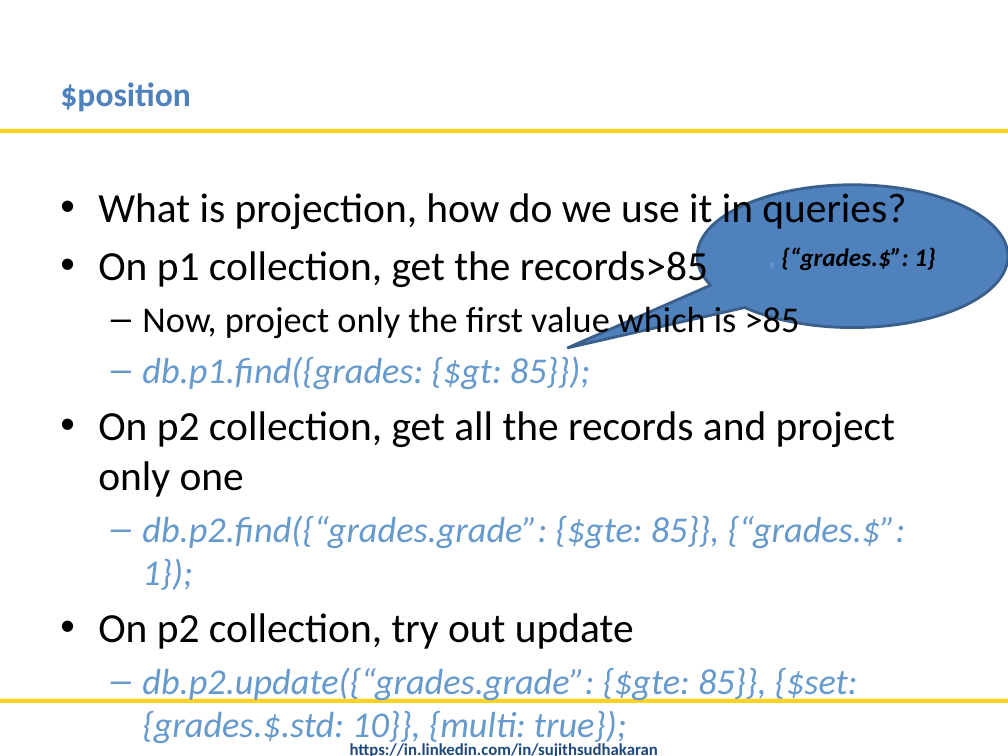
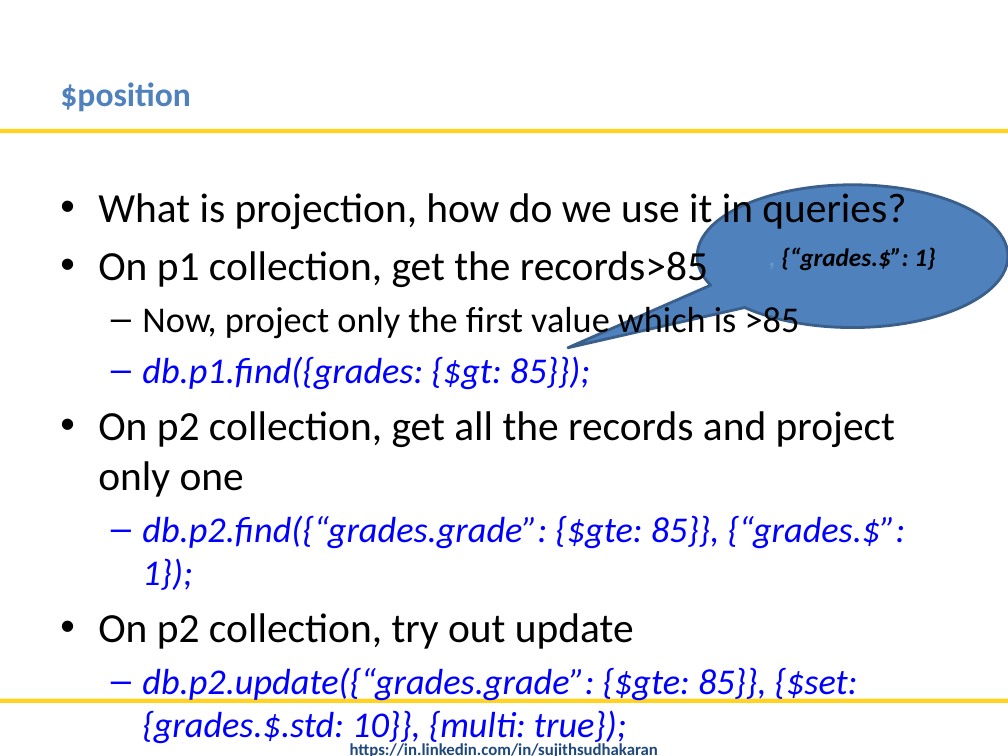
Before and after one commit to nitinmlvya/mongodb-tips-and-advfeatures, a slide deck: slide 5 of MongoDB Tips and Advance Features.pptx. Drawn at 1008x756 pixels with LibreOffice and Linux fonts; fonts in the diff are those of the drawing; background and template pictures are left out. Boxes give left, top, right and bottom in pixels: in the first picture for what was removed or moved away, otherwise in the second. Text is boxed around its words. In the diff, an @@ line names an element or a change of style, - is before the commit and + after.

```diff
--- a/MongoDB Tips and Advance Features.pptx
+++ b/MongoDB Tips and Advance Features.pptx
@@ text at (142, 356, 906, 746): text colour #6699CC to #0000FF in "db.p1.find({grades: {$gt: 85}});", "db.p2.find({“grades.grade”: {$gte: 85}}, {“grades.$”: 1});", "db.p2.update({“grades.grade”: {$gte: 85}}, {$set: {grades.$. ..." @@
```
Also in this commit, not shown: 11 other slides changed, 1 other file.
